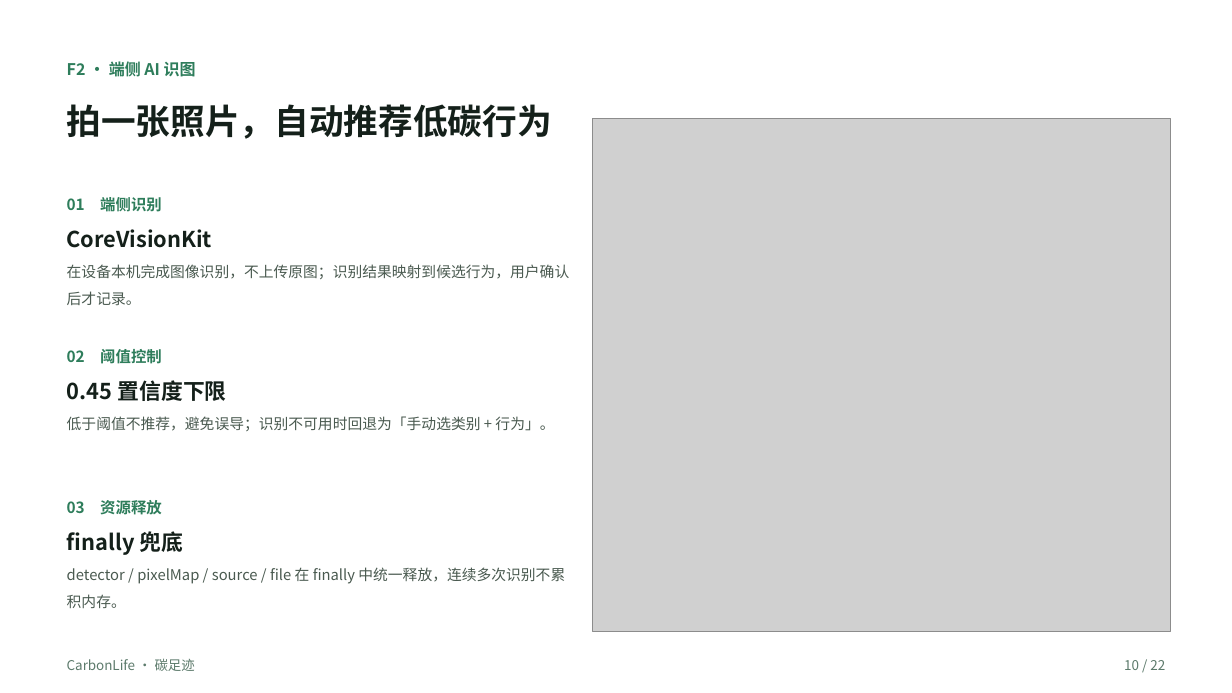
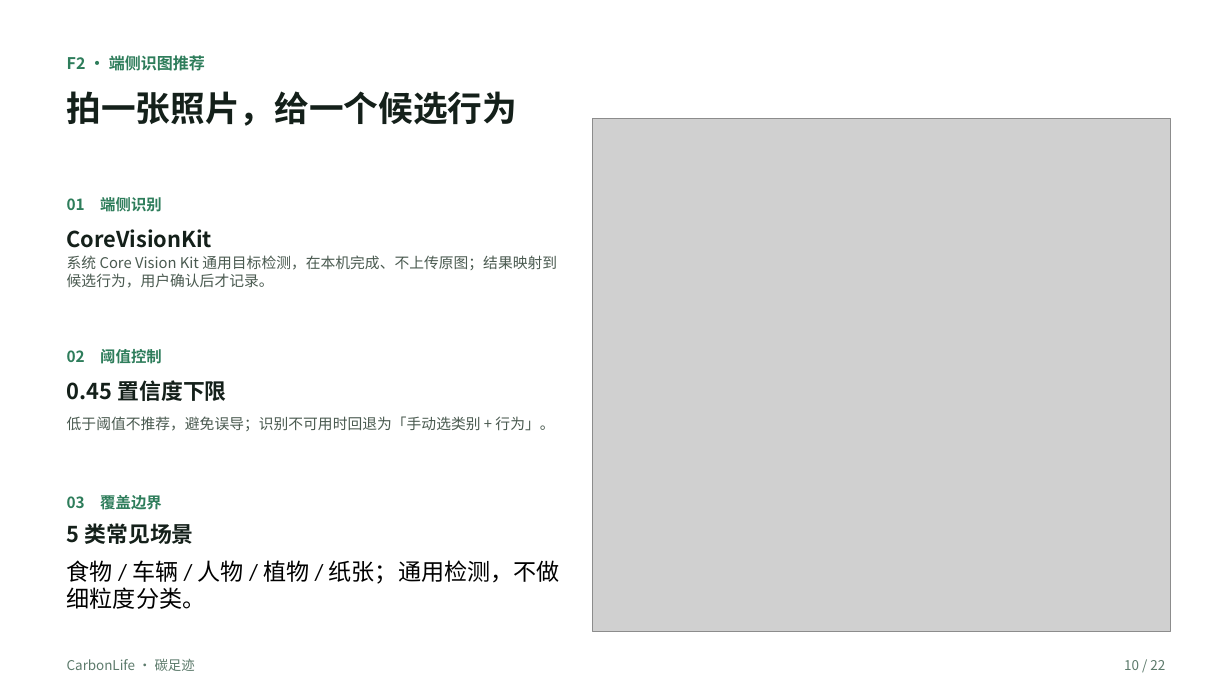
Before and after one commit to zyx-dc/CarbonLife, a slide deck: slide 10 of docs/tasks/ppt/CarbonLife-答辩PPT.pptx. Drawn at 1232x693 pixels with LibreOffice and Linux fonts; fonts in the diff are those of the drawing; grey boxes stand for pictures; background and template pictures are left out. Boxes give left, top, right and bottom in pixels: in the first picture for what was removed or moved away, otherwise in the second. Text is boxed around its words. In the diff, an @@ line names an element or a change of style, - is before the commit and + after.

Commit message:
docs(submission): position the vision feature as on-device suggestion
The system Core Vision Kit model is a generic detector, not a fine-grained
classifier. Reframe F2 as a suggestion entry with explicit coverage: five
label groups, 0.45 threshold, user confirmation, manual fallback. Add the
coverage boundary to the design doc test table and known-gaps paragraph.

```diff
--- a/docs/tasks/ppt/CarbonLife-答辩PPT.pptx
+++ b/docs/tasks/ppt/CarbonLife-答辩PPT.pptx
@@ text at [67,55,205,71]: text changed @@
-F2 · 端侧 AI 识图
+F2 · 端侧识图推荐
@@ text at [67,91,517,126]: text changed @@
-拍一张照片，自动推荐低碳行为
+拍一张照片，给一个候选行为
@@ text at [67,255,557,288]: text changed @@
-在设备本机完成图像识别，不上传原图；识别结果映射到候选行为，用户确认后才记录。
+系统 Core Vision Kit 通用目标检测，在本机完成、不上传原图；结果映射到候选行为，用户确认后才记录。
@@ text at [67,495,162,510]: text changed @@
-03 资源释放
+03 覆盖边界
@@ text at [67,523,194,544]: text changed @@
-finally 兜底
+5 类常见场景
@@ text at [67,560,560,609]: text changed; size 11.5 to 18 pt; font Noto Sans CJK SC to Calibri; text colour #4A5A50 to #000000 @@
-detector / pixelMap / source / file 在 finally 中统一释放，连续多次识别不累积内存。
+食物 / 车辆 / 人物 / 植物 / 纸张；通用检测，不做细粒度分类。
```
Also in this commit, not shown: 5 other files.
